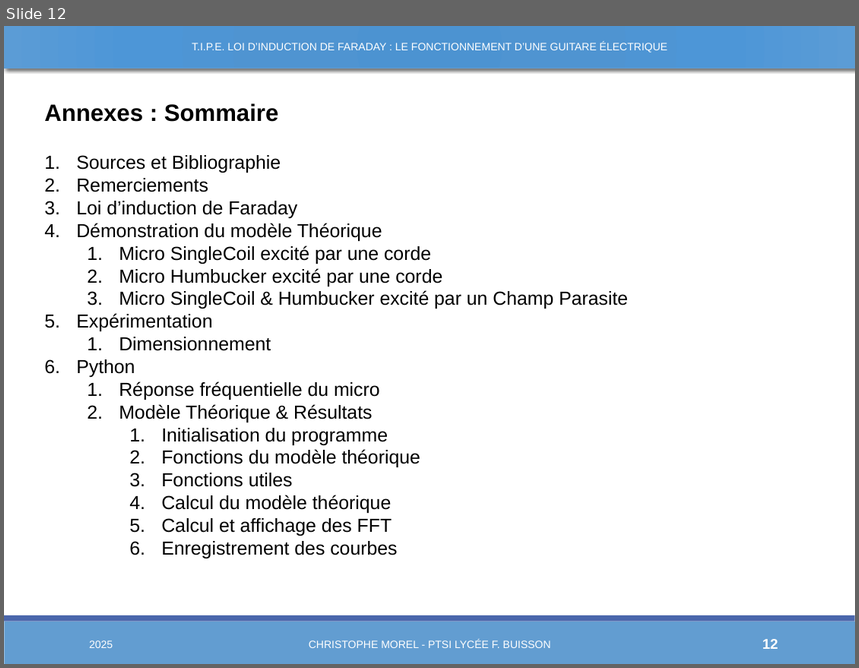
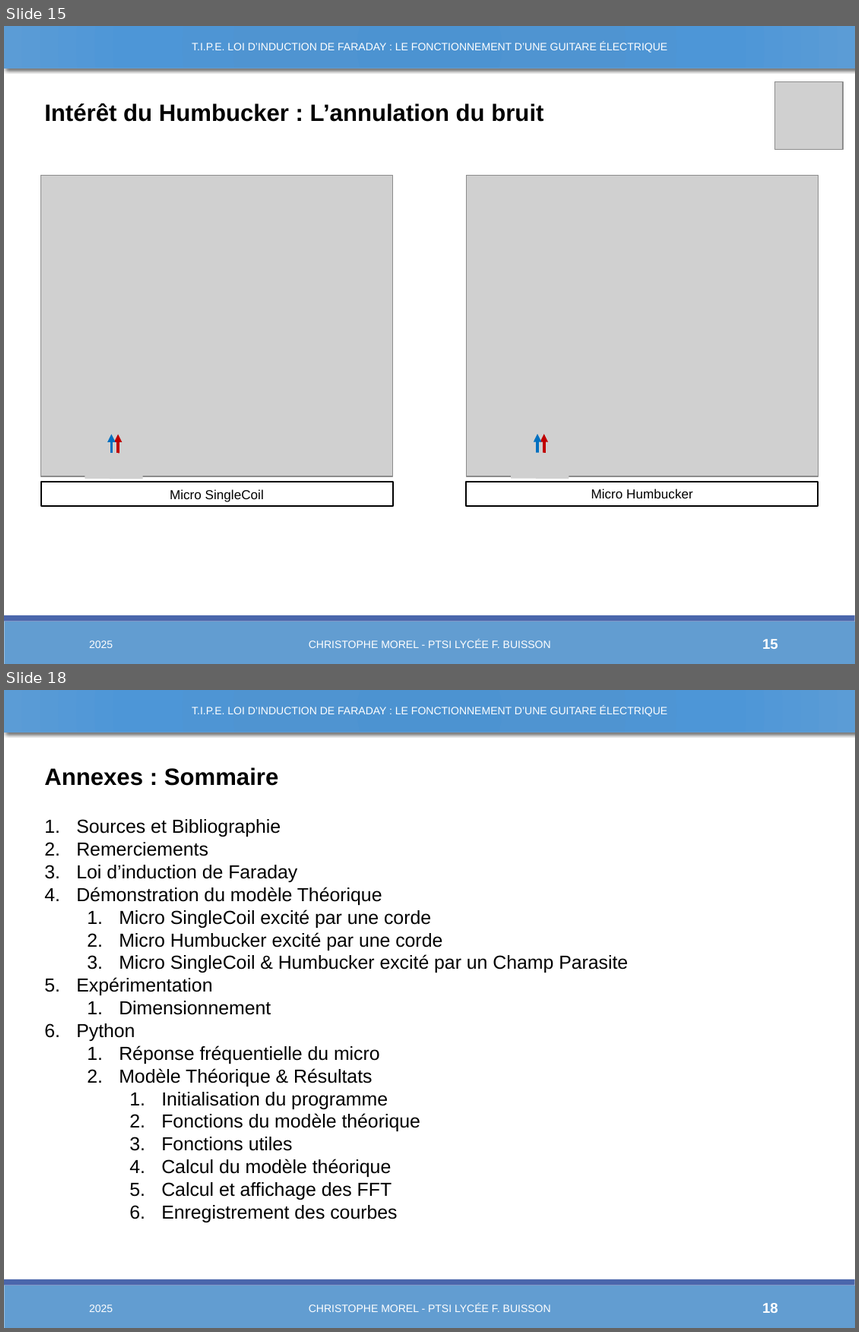
Before and after one commit to Chrismorel7/TIPE---Micro_guitare_elec, a slide deck: Views/Novembre.pptx. Shown one above the other, each under a label of ours: slide 12 before the commit, slides 15 and 18 after it; the slides between them are not shown. The pictures are 859x668 and 859x1332 pixels, drawn with LibreOffice and Linux fonts; fonts in the diff are those of the drawing; grey boxes stand for pictures. Boxes give left, top, right and bottom in pixels: in the first picture for what was removed or moved away, otherwise in the second. Text is boxed around its words. In the diff, an @@ line names an element or a change of style, - is before the commit and + after.

```diff
--- a/Views/Novembre.pptx
+++ b/Views/Novembre.pptx
@@ slide 15 added at [4,26,855,664], background #FFFFFF; not listed: 2 template elements that a slide beside it also shows @@
@@ rectangle added at [4,26,855,68], fill gradient #4C93D2 to #4F95D2 to #4E97D8 to #5C9DD7, outline #629DD1 1 pt @@
@@ text added at [192,42,668,53], 9 pt, text #FFFFFF @@
+T.I.P.E. LOI D’INDUCTION DE FARADAY : LE FONCTIONNEMENT D’UNE GUITARE ÉLECTRIQUE
@@ picture added at [775,82,843,149] @@
@@ text added at [44,103,544,122], 20 pt, text #000000, bold @@
+Intérêt du Humbucker : L’annulation du bruit
@@ picture added at [40,175,392,476] @@
@@ picture added at [466,175,818,476] @@
@@ rectangle added at [34,420,826,438], fill #FFFFFF, outline #FFFFFF 1.25 pt @@
@@ arrow added from (111, 461) to (111, 435), #0070C0 2.25 pt @@
@@ arrow added from (118, 461) to (118, 435), #C00000 2.25 pt @@
@@ arrow added from (538, 460) to (538, 435), #0070C0 2.25 pt @@
@@ arrow added from (544, 460) to (544, 435), #C00000 2.25 pt @@
@@ picture added at [85,453,118,479] @@
@@ picture added at [110,453,143,479] @@
@@ picture added at [512,452,544,478] @@
@@ picture added at [536,453,569,479] @@
@@ rectangle added at [466,481,818,506], fill #FFFFFF, outline #000000 1.25 pt, 11 pt, text #000000 @@
+Micro Humbucker
@@ rectangle added at [40,482,392,507], fill #FFFFFF, outline #000000 1.25 pt, 11 pt, text #000000 @@
+Micro SingleCoil
@@ text added at [89,641,113,648], 9 pt, text #FFFFFF @@
+2025
@@ text added at [309,639,551,648], 9 pt, text #FFFFFF @@
+CHRISTOPHE MOREL - PTSI LYCÉE F. BUISSON
@@ page number added at [762,639,778,649], 12 pt, text #FFFFFF, bold @@
+15
@@ what was slide 12 is now slide 18 @@
@@ page number at [762,1303,778,1313]: text changed @@
-12
+18
```
Also in this commit, not shown: 11 slides changed, 5 other slides added, 34 other files.
